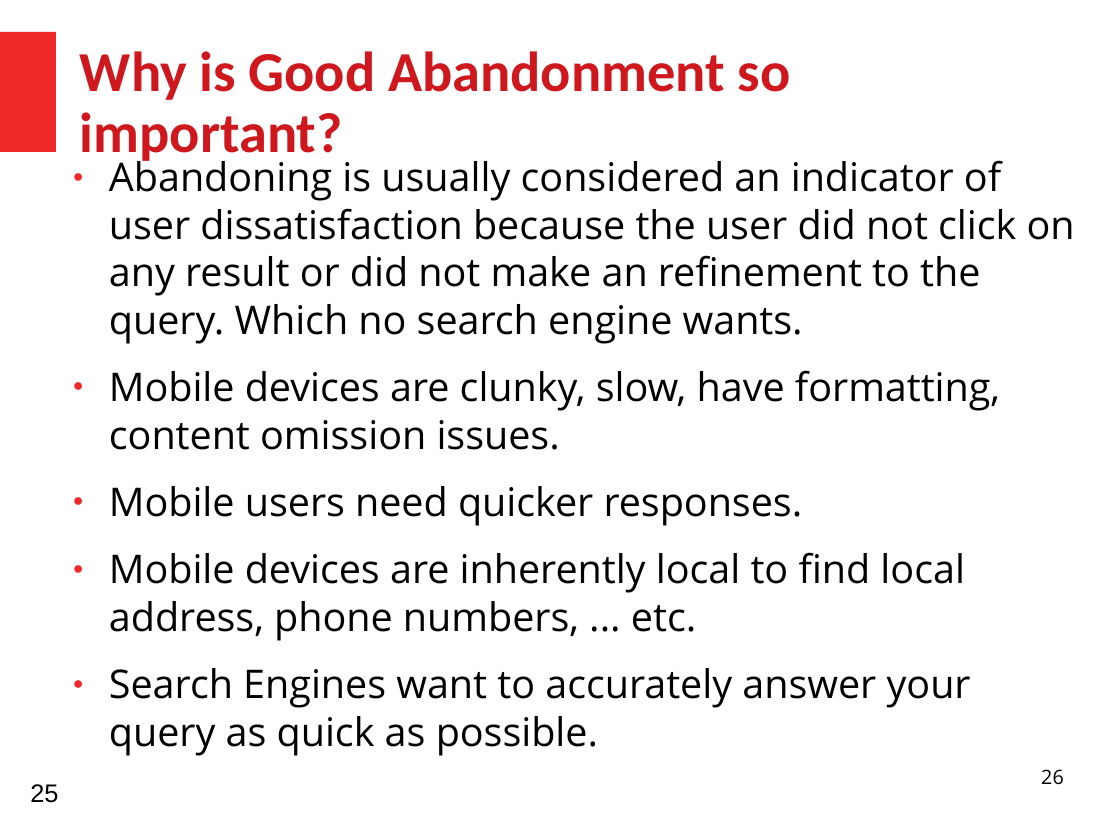
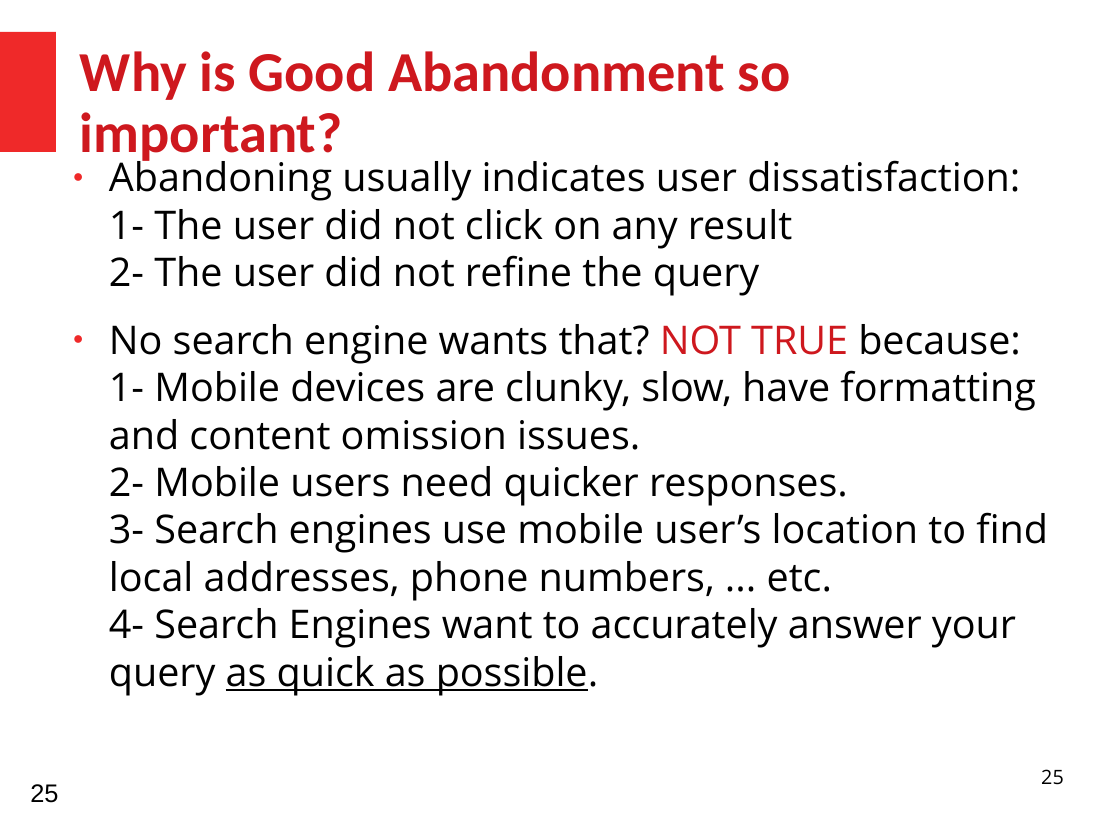
Before and after one commit to HussamHallak/cs834-f17, a slide deck: slide 25 of assignments/P3/P3.odp (slide 26 before the commit). Drawn at 1120x840 pixels with LibreOffice and Linux fonts; fonts in the diff are those of the drawing. Boxes give left, top, right and bottom in pixels: in the first picture for what was removed or moved away, otherwise in the second. Text is boxed around its words. In the diff, an @@ line names an element or a change of style, - is before the commit and + after.

```diff
--- a/assignments/P3/P3.odp
+++ b/assignments/P3/P3.odp
@@ text at <box>109,155,1048,696</box>: text changed @@
-● Abandoning is usually considered an indicator of user dissatisfaction because the user did not click on any result or did not make an refinement to the query. Which no search engine wants.
-● Mobile devices are clunky, slow, have formatting, content omission issues.
-● Mobile users need quicker responses.
-● Mobile devices are inherently local to find local address, phone numbers, ... etc.
-● Search Engines want to accurately answer your query as quick as possible.
+● Abandoning usually indicates user dissatisfaction:
+  1- The user did not click on any result
+  2- The user did not refine the query
+● No search engine wants that? NOT TRUE because:
+  1- Mobile devices are clunky, slow, have formatting and content omission issues.
+  2- Mobile users need quicker responses.
+  3- Search engines use mobile user’s location to find local addresses, phone numbers, ... etc.
+  4- Search Engines want to accurately answer your query as quick as possible.
@@ page number at <box>1041,769,1064,785</box>: text changed @@
-26
+25
```
Also in this commit, not shown: 36 other slides changed, 2 slides added, 1 slide removed, 1 other file.
